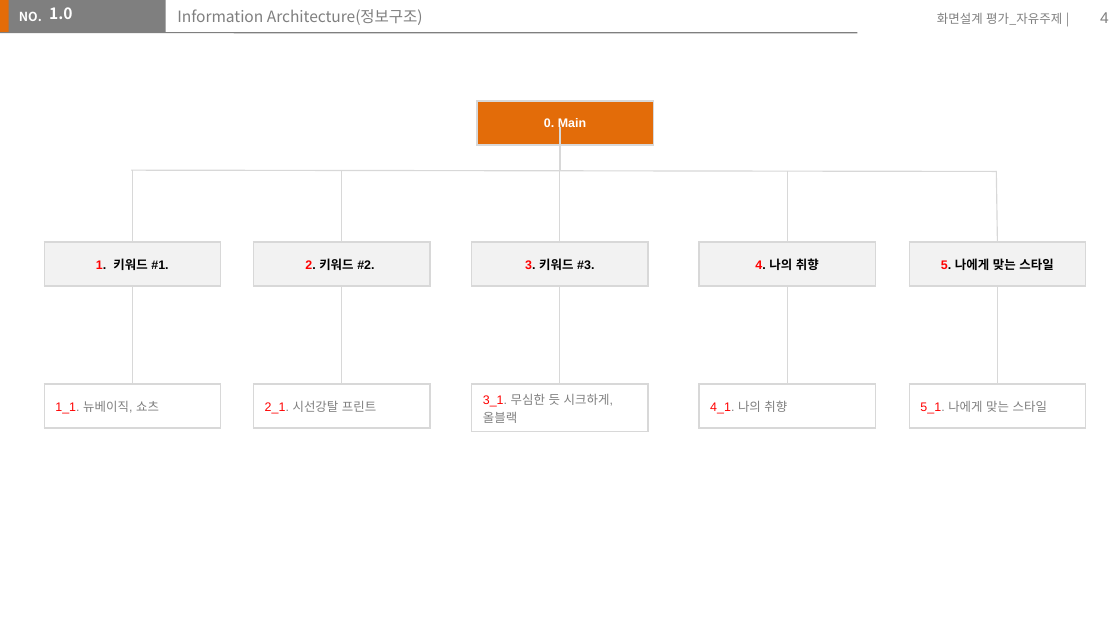
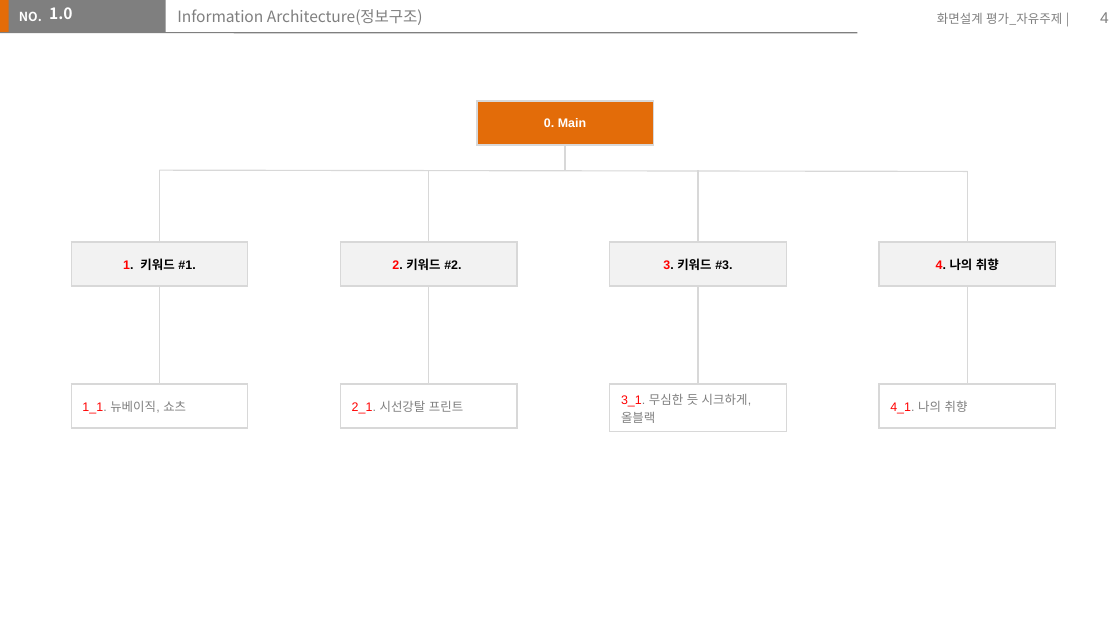
Before and after one commit to chaemilee9012/TIL2020, a slide deck: slide 4 of assignment/storyboard/이채미.pptx. Drawn at 1120x630 pixels with LibreOffice and Linux fonts; fonts in the diff are those of the drawing. Boxes give left, top, right and bottom in pixels: in the first picture for what was removed or moved away, otherwise in the second. Text is boxed around its words. In the diff, an @@ line names an element or a change of style, - is before the commit and + after.

```diff
--- a/assignment/storyboard/이채미.pptx
+++ b/assignment/storyboard/이채미.pptx
@@ line moved from (560, 127) - (560, 171) to (566, 144) - (566, 171) @@
@@ line moved from (997, 171) - (131, 170) to (968, 171) - (159, 170) @@
@@ line moved from (132, 170) - (132, 242) to (159, 170) - (159, 242) @@
@@ 2 tables, 2 lines: place and size @@
-2 tables, 2 lines at box(253, 171, 429, 428)
+2 tables, 2 lines at box(340, 170, 516, 428)
@@ line moved from (560, 171) - (560, 242) to (698, 170) - (698, 242) @@
@@ 2 tables, 2 lines: place and size @@
-2 tables, 2 lines at box(699, 171, 875, 428)
+2 tables, 2 lines at box(879, 171, 1055, 428)
@@ line removed from (997, 171) to (998, 242) @@
@@ table: place and size @@
-table at box(44, 242, 220, 286)
+table at box(72, 242, 248, 286)
@@ table: place and size @@
-table at box(472, 242, 647, 286)
+table at box(609, 242, 785, 286)
@@ table removed at box(909, 242, 1085, 286), 1 rows, 1 columns @@
-5. 나에게 맞는 스타일
@@ line moved from (132, 286) - (132, 384) to (159, 286) - (159, 384) @@
@@ line moved from (560, 286) - (560, 384) to (698, 286) - (698, 384) @@
@@ line removed from (998, 286) to (998, 384) @@
@@ table: place and size @@
-table at box(44, 384, 220, 428)
+table at box(72, 384, 248, 428)
@@ table: place and size @@
-table at box(472, 384, 647, 428)
+table at box(609, 384, 785, 428)
@@ table removed at box(909, 384, 1085, 428), 1 rows, 1 columns @@
-5_1. 나에게 맞는 스타일
```
Also in this commit, not shown: 5 other slides changed, 1 slide added, 3 slides removed, 2 other files.
